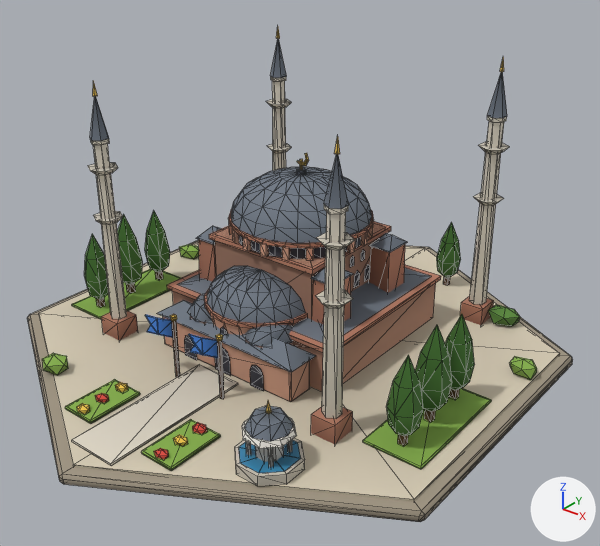
Two versions of the glTF model public/models/w_hagia_sophia.glb, one commit apart.
One viewpoint serves both versions: a 50 mm lens placed at (1.332, -1.61, 1.238), pointed at (0.07, -0.033, 0.26). Every picture has the same lights, and +X, +Y and +Z are marked at lower right. The first picture is the older version. Mesh edges are drawn as thin lines. Vertices at exactly the same position are counted once.

The first picture shows 'w_hagia_sophia'.
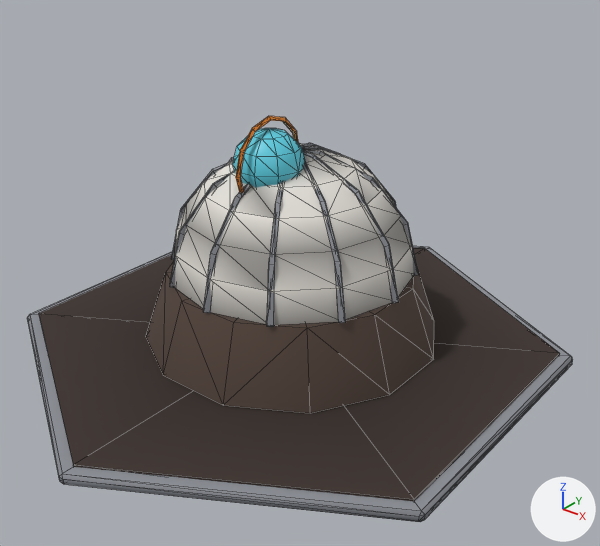
What changed in the scene script:
```text
Add mat_steel:
    mat_steel = bpy.data.materials.new('steel')
    # nodes: BsdfPrincipled, Mix, OutputMaterial, VertexColor
    # colours: grey #8d9097, mixed with the vertex colours
Add mat_cryo:
    mat_cryo = bpy.data.materials.new('cryo')
    # nodes: BsdfPrincipled, Mix, OutputMaterial, VertexColor
    # colours: cyan #5fd4e8, mixed with the vertex colours
Add mat_basalt:
    mat_basalt = bpy.data.materials.new('basalt')
    # nodes: BsdfPrincipled, Mix, OutputMaterial, VertexColor
    # colours: brown #3b2f2a, mixed with the vertex colours
Add mat_concrete_dark:
    mat_concrete_dark = bpy.data.materials.new('concrete_dark')
    # nodes: BsdfPrincipled, Mix, OutputMaterial, VertexColor
    # colours: brown #57463d, mixed with the vertex colours
Add mat_black:
    mat_black = bpy.data.materials.new('black')
    # nodes: BsdfPrincipled, Mix, OutputMaterial, VertexColor
    # colours: black #292729, mixed with the vertex colours
Add mat_white_plaster:
    mat_white_plaster = bpy.data.materials.new('white_plaster')
    # nodes: BsdfPrincipled, Mix, OutputMaterial, VertexColor
    # colours: white #e7e3dc, mixed with the vertex colours
Add mat_hazard:
    mat_hazard = bpy.data.materials.new('hazard')
    # nodes: BsdfPrincipled, Mix, OutputMaterial, VertexColor
    # colours: orange #f28c28, mixed with the vertex colours
Change me_w_hagia_sophia:
    remove me_w_hagia_sophia.from_pydata(...)  # 2019 vertices, 3229 faces; spans x -0.69..0.69, y -0.8..0.8, z 0.0..0.81
    remove me_w_hagia_sophia.materials.append(mat_grass)
    remove me_w_hagia_sophia.materials.append(mat_trunk)
    remove me_w_hagia_sophia.materials.append(mat_foliage_dark)
    remove me_w_hagia_sophia.materials.append(mat_foliage)
    remove me_w_hagia_sophia.materials.append(mat_rose)
    remove me_w_hagia_sophia.materials.append(mat_rose_dark)
    remove me_w_hagia_sophia.materials.append(mat_lead_roof)
    remove me_w_hagia_sophia.materials.append(mat_med_inset)
    remove me_w_hagia_sophia.materials.append(mat_gold)
    remove me_w_hagia_sophia.materials.append(mat_stone_light)
    remove me_w_hagia_sophia.materials.append(mat_marble_shade)
    remove me_w_hagia_sophia.materials.append(mat_flower_y)
    remove me_w_hagia_sophia.materials.append(mat_flower_r)
    remove me_w_hagia_sophia.materials.append(mat_water)
    remove me_w_hagia_sophia.materials.append(mat_marble)
    remove me_w_hagia_sophia.materials.append(mat_wood_dark)
    remove me_w_hagia_sophia.materials.append(mat_team)
    remove me_w_hagia_sophia.materials.append(mat_foliage_light)
    add me_w_hagia_sophia.from_pydata(...)  # 487 vertices, 904 faces; spans x -0.69..0.69, y -0.8..0.8, z 0.0..0.69
    me_w_hagia_sophia part 1: a new loose piece, a 12-sided cut cone along z (radius 0.42 at the low end, 0.35 at the high end) spanning x -0.41..0.41, y -0.39..0.43, z 0.04..0.24, in mat_concrete_dark
    me_w_hagia_sophia part 2: a new loose piece, a UV sphere (10 segments, 6 rings, poles along z) spanning x -0.09..0.09, y -0.16..0.02, z 0.47..0.65, in mat_cryo
    me_w_hagia_sophia part 3: 147 loose pieces with 1867 vertices, spanning x -0.64..0.66, y -0.71..0.6, z 0.02..0.81, are deleted
    me_w_hagia_sophia part 4: 101 vertices removed from x -0.19..0.19, y -0.13..0.25, z 0.38..0.5; 350 vertices added at x -0.35..0.35, y -0.33..0.37, z 0.24..0.69
    me_w_hagia_sophia part 5: 6 kept faces spanning x -0.66..0.66, y -0.76..0.76, z 0.04 get new vertex colours; the middle colour goes from white #f1f1f1 to white #e8e8e8
    me_w_hagia_sophia part 6: 72 faces spanning x -0.69..0.69, y -0.8..0.8, z 0.0..0.03 switch from mat_stone_dark to mat_steel
    me_w_hagia_sophia part 7: 24 faces spanning x -0.66..0.66, y -0.76..0.76, z 0.0..0.04 switch from mat_paving to mat_basalt
    other edits to the shape of me_w_hagia_sophia do not show in these pictures
    add me_w_hagia_sophia.materials.append(mat_concrete_dark)
    add me_w_hagia_sophia.materials.append(mat_white_plaster)
    add me_w_hagia_sophia.materials.append(mat_cryo)
    add me_w_hagia_sophia.materials.append(mat_hazard)
    add me_w_hagia_sophia.materials.append(mat_black)
```

Location of each change, (x1, y1, x2, y2) in pixels of the pictures (600 x 546 px):
'w_hagia_sophia', reshaped (18% shorter): before (27, 28, 573, 522); after (27, 116, 573, 522)
part 1 of me_w_hagia_sophia, added (brown): after (146, 261, 434, 413)
part 2 of me_w_hagia_sophia, added (cyan): after (233, 128, 306, 188)
part 3 of me_w_hagia_sophia, deleted: before (42, 28, 537, 486)
part 4 of me_w_hagia_sophia, built on: before (231, 167, 372, 243); after (170, 116, 418, 326)
part 5 of me_w_hagia_sophia, recoloured (darker): (39, 248, 559, 499) in both
part 6 of me_w_hagia_sophia, recoloured: (27, 246, 573, 522) in both
part 7 of me_w_hagia_sophia, recoloured (grey to black): (39, 248, 560, 501) in both
